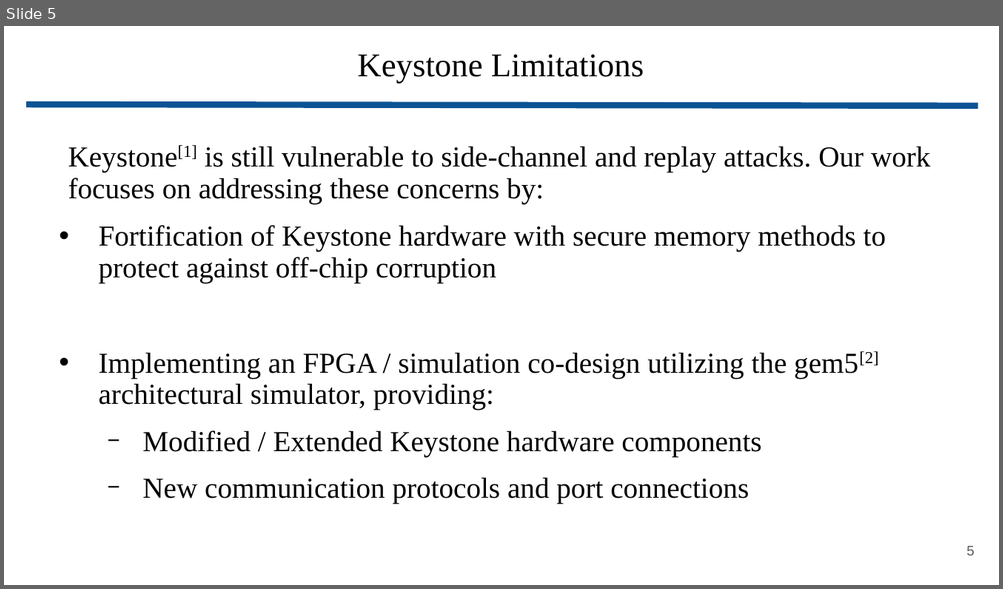
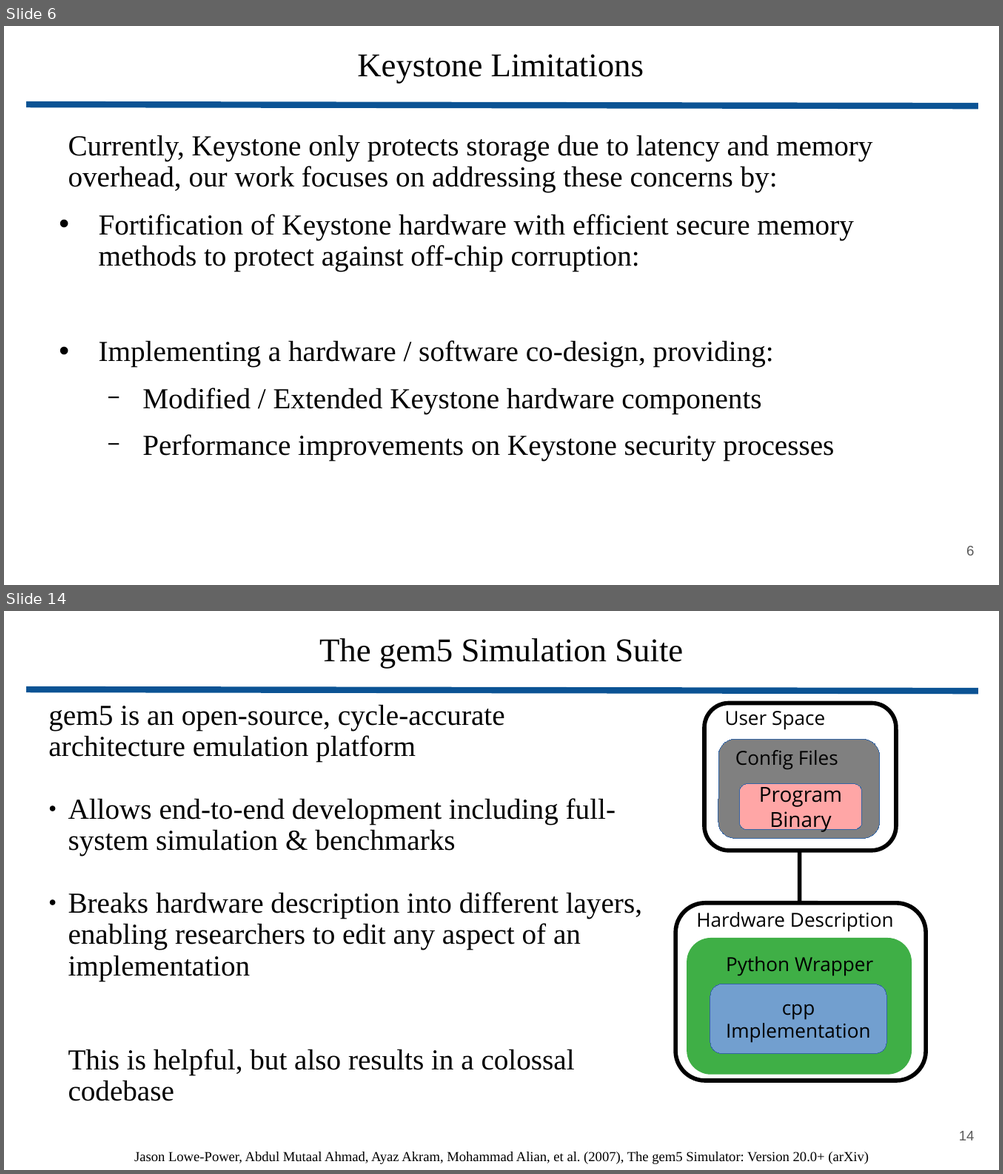
Before and after one commit to wbuz24/grad-research, a slide deck: presentations/IEEE_CIR.pptx. Shown one above the other, each under a label of ours: slide 5 before the commit, slides 6 and 14 after it; the slides between them are not shown. The pictures are 1003x589 and 1003x1174 pixels, drawn with LibreOffice and Linux fonts; fonts in the diff are those of the drawing. Boxes give left, top, right and bottom in pixels: in the first picture for what was removed or moved away, otherwise in the second. Text is boxed around its words. In the diff, an @@ line names an element or a change of style, - is before the commit and + after.

```diff
--- a/presentations/IEEE_CIR.pptx
+++ b/presentations/IEEE_CIR.pptx
@@ slide 14 added at [4,611,999,1170], background #FFFFFF @@
@@ title added at [319,638,683,669], 24 pt, text #000000 @@
+The gem5 Simulation Suite
@@ line added from (26, 689) to (978, 691), #0B5394 4.51 pt @@
@@ text added at [48,704,642,1102], 21 pt, text #000000 @@
+gem5 is an open-source, cycle-accurate architecture emulation platform
+● Allows end-to-end development including full-system simulation & benchmarks
+● Breaks hardware description into different layers, enabling researchers to edit any aspect of an implementation
+This is helpful, but also results in a colossal codebase
@@ rounded rectangle added at [704,703,896,851], outline #000000 3 pt @@
@@ text added at [725,711,825,730], 14 pt, text #000000 @@
+User Space
@@ rounded rectangle added at [718,739,879,839], fill #808080, outline #3465A4 0 pt @@
@@ text added at [735,750,838,769], 14 pt, text #000000 @@
+Config Files
@@ rounded rectangle added at [739,784,862,830], fill #FFA6A6, outline #3465A4 0 pt, 15 pt, text #000000 @@
+Program Binary
@@ line added from (800, 851) to (800, 903), #000000 3 pt @@
@@ rounded rectangle added at [675,903,925,1082], outline #000000 3 pt @@
@@ text added at [696,912,893,932], 14 pt, text #000000 @@
+Hardware Description
@@ rounded rectangle added at [688,940,909,1073], fill #3FAF46, outline #3FAF46 3 pt @@
@@ text added at [726,957,873,977], 14 pt, text #000000 @@
+Python Wrapper
@@ rounded rectangle added at [710,984,886,1054], fill #729FCF, outline #3465A4 0 pt, 14 pt, text #000000 @@
+cpp Implementation
@@ page number added at [959,1131,974,1141], 10 pt, text #595959 @@
+14
@@ text added at [134,1152,868,1165], 10 pt, text #000000 @@
+Jason Lowe-Power, Abdul Mutaal Ahmad, Ayaz Akram, Mohammad Alian, et al. (2007), The gem5 Simulator: Version 20.0+ (arXiv)
@@ what was slide 5 is now slide 6 @@
@@ slide 6 changed as well @@
@@ text at [68,135,873,367]: text changed @@
-Keystone[1] is still vulnerable to side-channel and replay attacks. Our work focuses on addressing these concerns by:
-• Fortification of Keystone hardware with secure memory methods to protect against off-chip corruption
-• Implementing an FPGA / simulation co-design utilizing the gem5[2] architectural simulator, providing:
+Currently, Keystone only protects storage due to latency and memory overhead, our work focuses on addressing these concerns by:
+• Fortification of Keystone hardware with efficient secure memory methods to protect against off-chip corruption:
+• Implementing a hardware / software co-design, providing:
@@ text at [142,434,834,461]: text changed @@
-  − New communication protocols and port connections
+  − Performance improvements on Keystone security processes
@@ page number at [966,546,973,556]: text changed @@
-5
+6
```
Also in this commit, not shown: 4 other slides changed, 10 other slides added, 4 slides removed.
